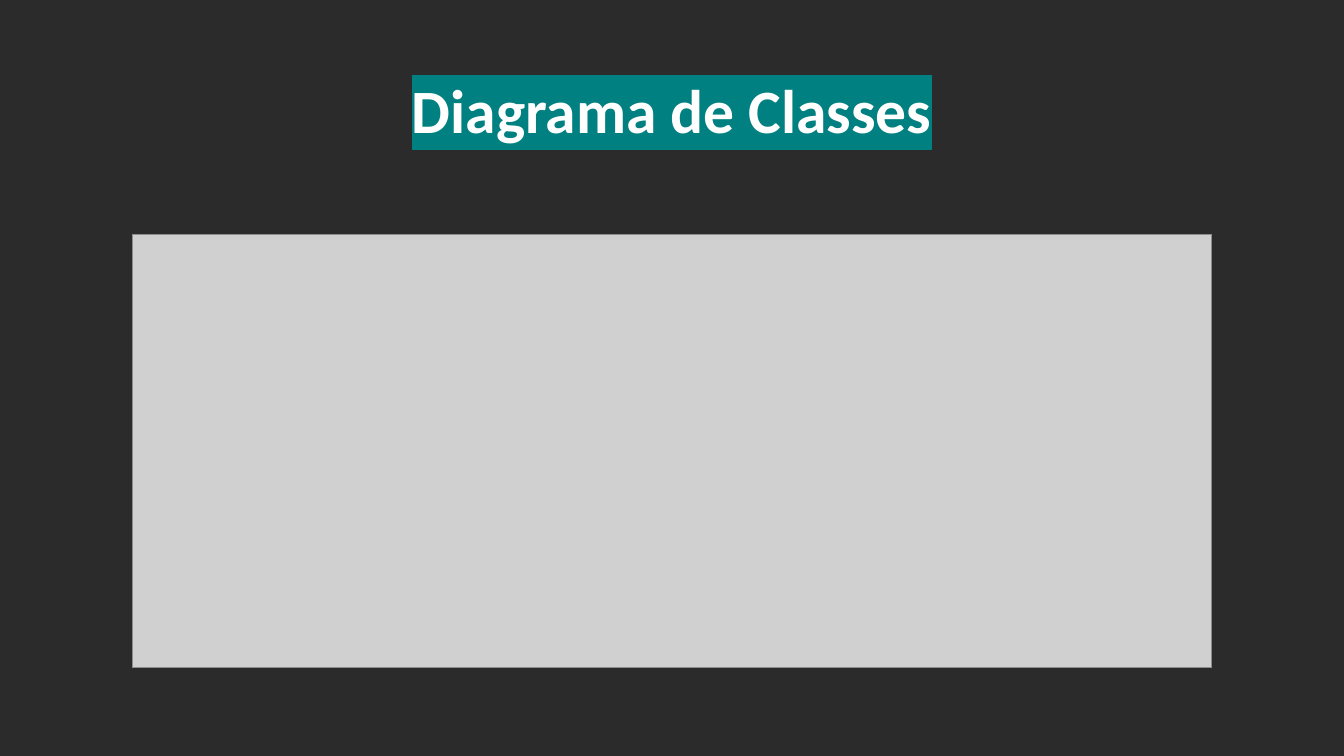
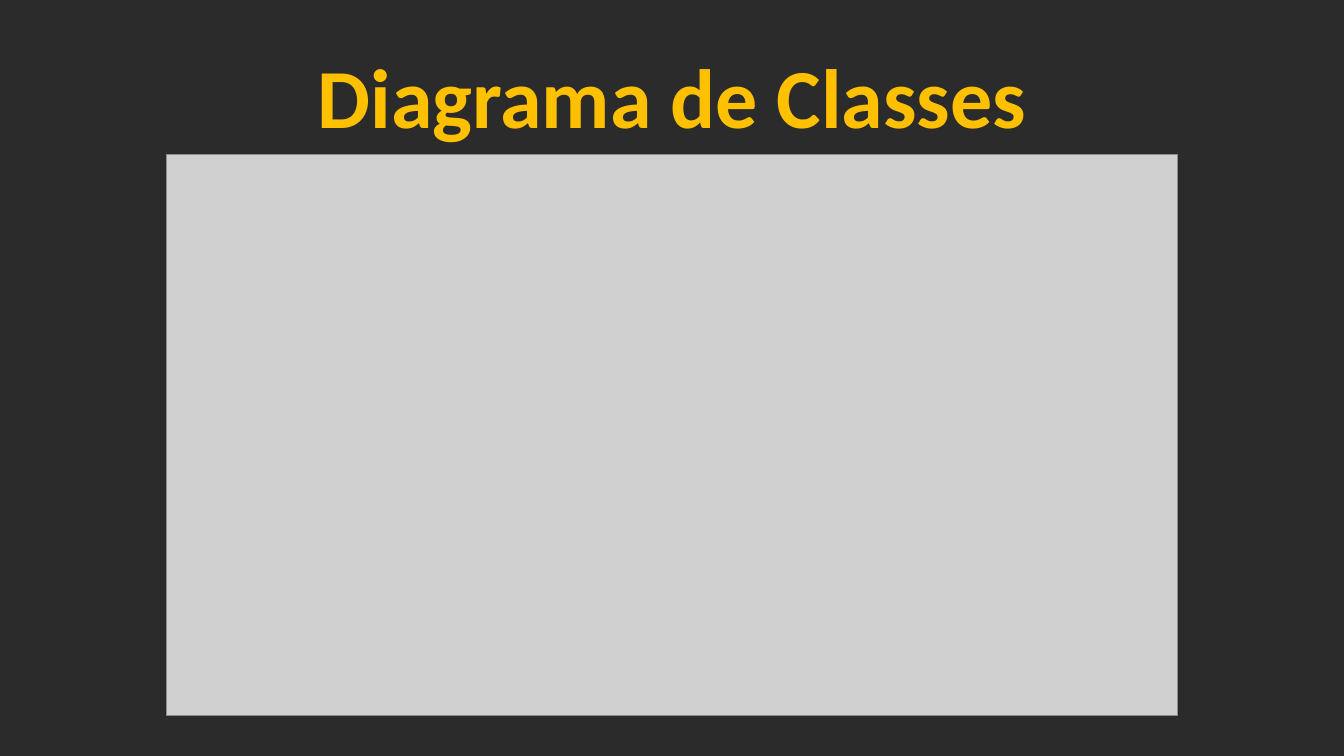
Before and after one commit to bprates10/banda-mestra-web, a slide deck: slide 11 of Banda Mestra Ap1.pptx (slide 10 before the commit). Drawn at 1344x756 pixels with LibreOffice and Linux fonts; fonts in the diff are those of the drawing; grey boxes stand for pictures; background and template pictures are left out; a plain dark background stands for a picture behind light text. Boxes give left, top, right and bottom in pixels: in the first picture for what was removed or moved away, otherwise in the second. Text is boxed around its words. In the diff, an @@ line names an element or a change of style, - is before the commit and + after.

```diff
--- a/Banda Mestra Ap1.pptx
+++ b/Banda Mestra Ap1.pptx
@@ title "Diagrama de Classes": place and size @@
-title "Diagrama de Classes" at bbox=[412, 89, 931, 144]
+title "Diagrama de Classes" at bbox=[318, 69, 1026, 143]
@@ title "Diagrama de Classes" at bbox=[318, 69, 1026, 143]: size 44 to 60 pt, text colour #FFFFFF to #FFC000, highlight #008080 to none @@
@@ picture: place and size @@
-picture at bbox=[132, 234, 1212, 667]
+picture at bbox=[166, 154, 1179, 716]
```
Also in this commit, not shown: 9 other slides changed, 6 slides added, 1 slide removed, 6 other files.
